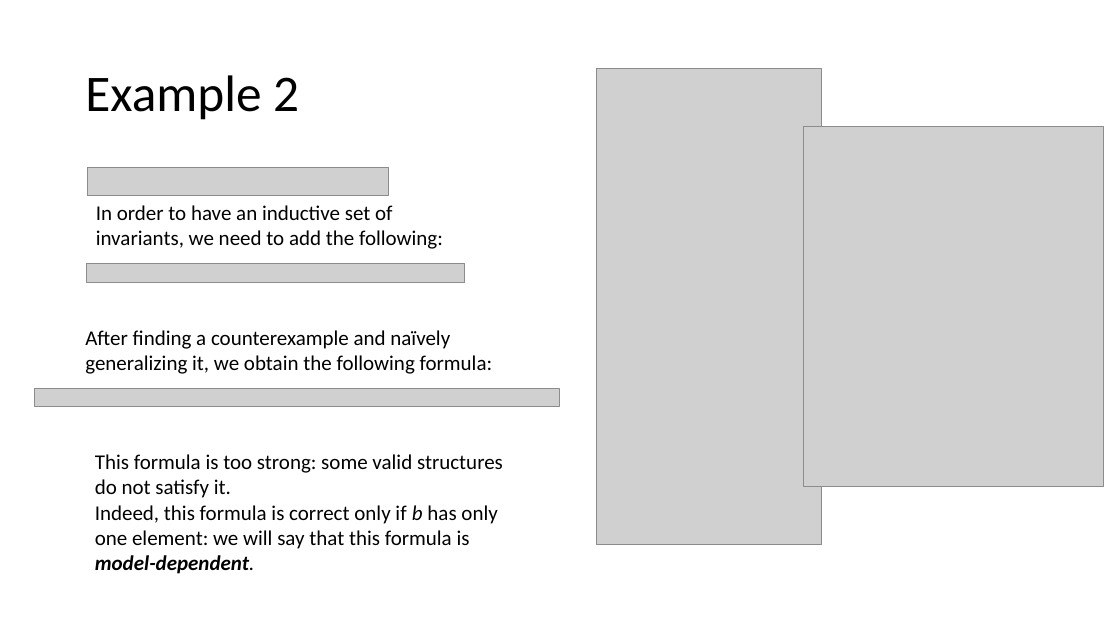
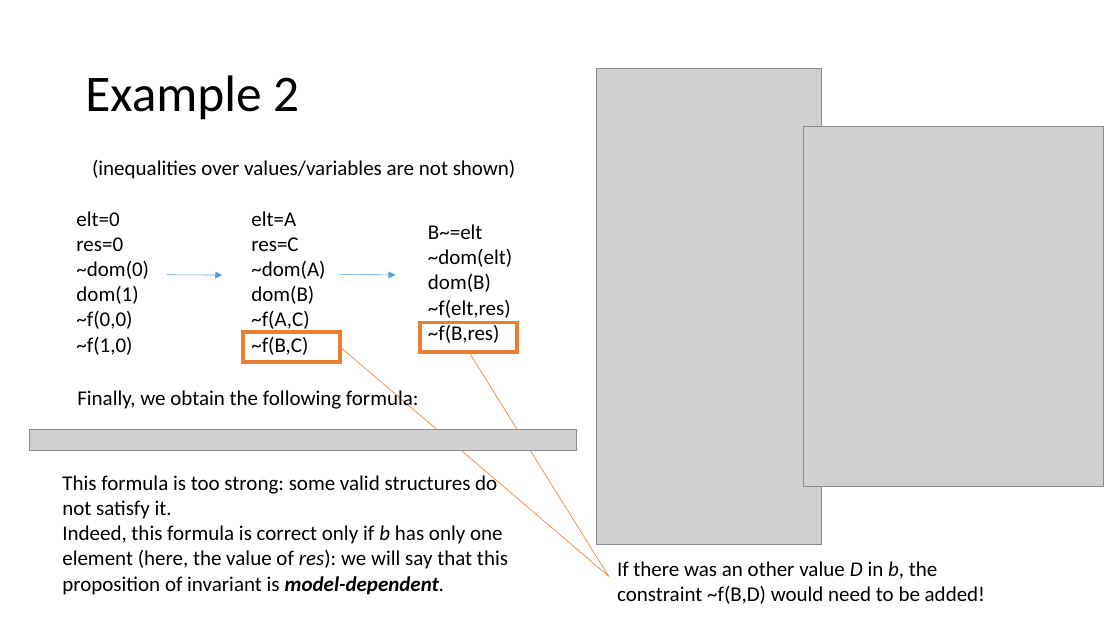
Before and after one commit to tjhance/ivy-research, a slide deck: slide 15 of invariant_synthesis/Invariant Synthesis.pptx (slide 14 before the commit). Drawn at 1120x630 pixels with LibreOffice and Linux fonts; fonts in the diff are those of the drawing; grey boxes stand for pictures. Boxes give left, top, right and bottom in pixels: in the first picture for what was removed or moved away, otherwise in the second. Text is boxed around its words. In the diff, an @@ line names an element or a change of style, - is before the commit and + after.

Commit message:
presentation

```diff
--- a/invariant_synthesis/Invariant Synthesis.pptx
+++ b/invariant_synthesis/Invariant Synthesis.pptx
@@ picture removed at bbox=[87, 167, 388, 195] @@
@@ text added at bbox=[92, 160, 516, 179], 18 pt, text #000000 @@
+(inequalities over values/variables are not shown)
@@ text removed at bbox=[96, 205, 443, 249] @@
-In order to have an inductive set of invariants, we need to add the following:
@@ text added at bbox=[76, 211, 149, 355], 18 pt, text #000000 @@
+elt=0
+res=0
+~dom(0)
+dom(1)
+~f(0,0)
+~f(1,0)
@@ text added at bbox=[251, 211, 325, 355], 18 pt, text #000000 @@
+elt=A
+res=C
+~dom(A)
+dom(B)
+~f(A,C)
+~f(B,C)
@@ text added at bbox=[428, 224, 512, 343], 18 pt, text #000000 @@
+B~=elt
+~dom(elt)
+dom(B)
+~f(elt,res)
+~f(B,res)
@@ picture removed at bbox=[87, 264, 465, 282] @@
@@ arrow added from (167, 275) to (223, 275), #5B9BD5 0.5 pt @@
@@ arrow added from (340, 275) to (396, 275), #5B9BD5 0.5 pt @@
@@ rectangle added at bbox=[420, 323, 518, 352], outline #ED7D31 3 pt @@
@@ rectangle added at bbox=[243, 332, 340, 362], outline #ED7D31 3 pt @@
@@ line added from (340, 347) to (609, 576), #ED7D31 0.5 pt @@
@@ line added from (469, 352) to (609, 576), #ED7D31 0.5 pt @@
@@ picture removed at bbox=[34, 389, 560, 407] @@
@@ text at bbox=[77, 387, 419, 411]: text changed @@
-After finding a counterexample and naïvely generalizing it, we obtain the following formula:
+Finally, we obtain the following formula:
@@ picture added at bbox=[30, 429, 577, 451] @@
@@ text "This formula is too strong: ...": place and size @@
-text "This formula is too strong: ..." at bbox=[95, 454, 503, 574]
+text "This formula is too strong: ..." at bbox=[62, 472, 508, 595]
@@ text at bbox=[62, 525, 508, 595]: text changed @@
-Indeed, this formula is correct only if b has only one element: we will say that this formula is model-dependent.
+Indeed, this formula is correct only if b has only one element (here, the value of res): we will say that this proposition of invariant is model-dependent.
@@ text added at bbox=[617, 561, 985, 604], 18 pt, text #000000 @@
+If there was an other value D in b, the constraint ~f(B,D) would need to be added!
```
Also in this commit, not shown: 4 other slides changed, 6 slides added, 1 slide removed.
